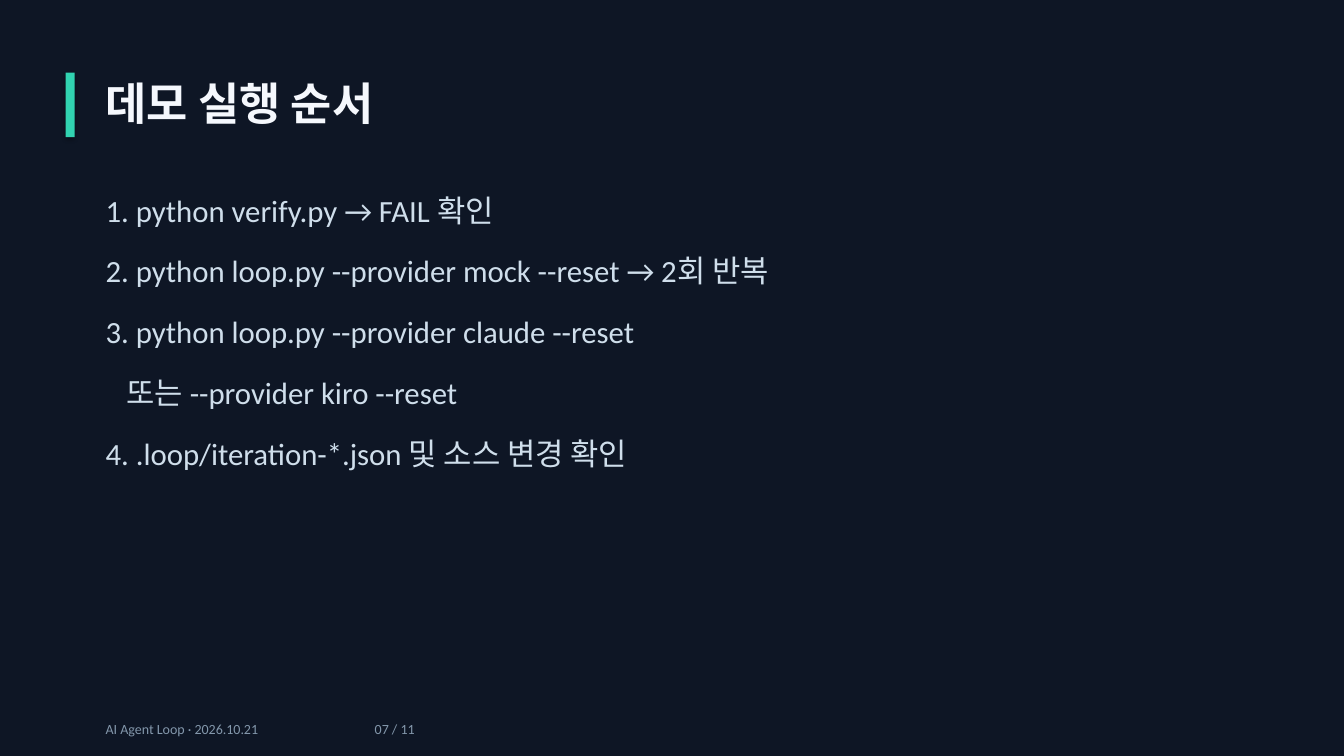
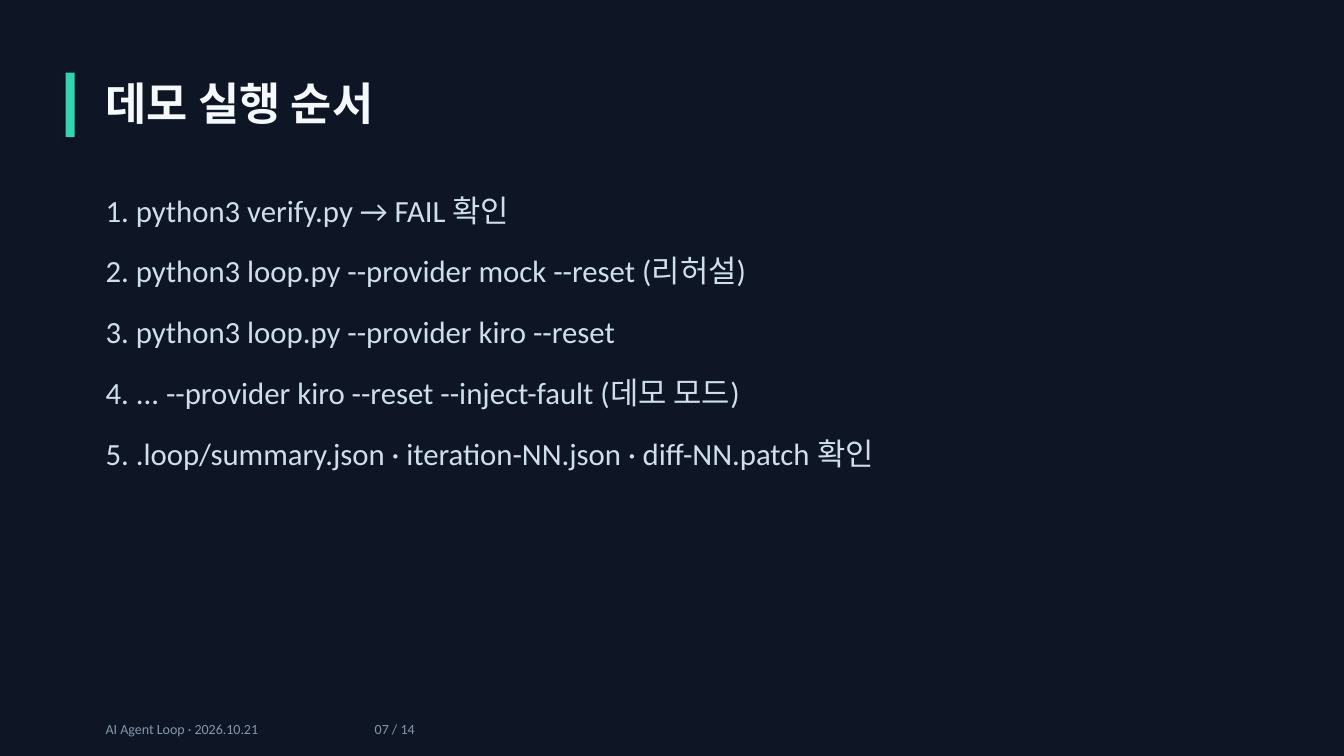
Before and after one commit to jaewon-i/kiro-agent-loop-demo, a slide deck: slide 7 of docs/AI_Agent_Loop.pptx. Drawn at 1344x756 pixels with LibreOffice and Linux fonts; fonts in the diff are those of the drawing. Boxes give left, top, right and bottom in pixels: in the first picture for what was removed or moved away, otherwise in the second. Text is boxed around its words. In the diff, an @@ line names an element or a change of style, - is before the commit and + after.

Commit message:
Reflect verified Kiro CLI runs in presentation deck

```diff
--- a/docs/AI_Agent_Loop.pptx
+++ b/docs/AI_Agent_Loop.pptx
@@ text at [106, 196, 874, 471]: text changed @@
-1. python verify.py → FAIL 확인
-2. python loop.py --provider mock --reset → 2회 반복
-3. python loop.py --provider claude --reset
-또는 --provider kiro --reset
-4. .loop/iteration-*.json 및 소스 변경 확인
+1. python3 verify.py → FAIL 확인
+2. python3 loop.py --provider mock --reset (리허설)
+3. python3 loop.py --provider kiro --reset
+4. ... --provider kiro --reset --inject-fault (데모 모드)
+5. .loop/summary.json · iteration-NN.json · diff-NN.patch 확인
@@ text at [106, 724, 415, 737]: text changed @@
-AI Agent Loop · 2026.10.21 07 / 11
+AI Agent Loop · 2026.10.21 07 / 14
```
Also in this commit, not shown: 10 other slides changed, 3 slides added.
